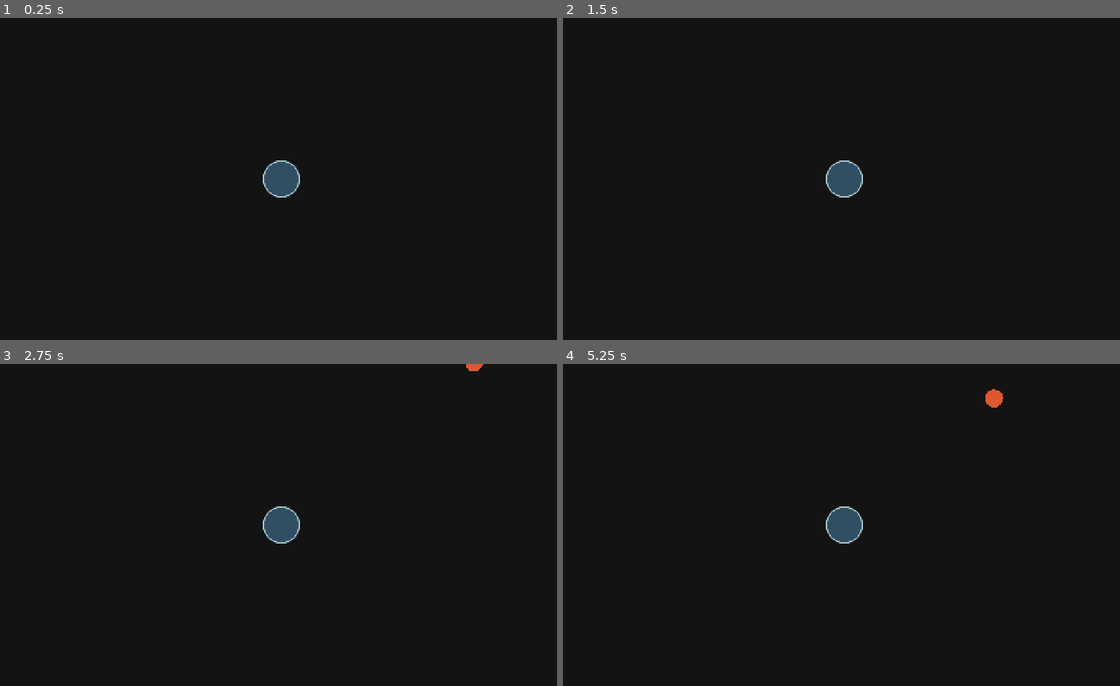
Above: before the commit, frames 1-4 (two rows, left to right).
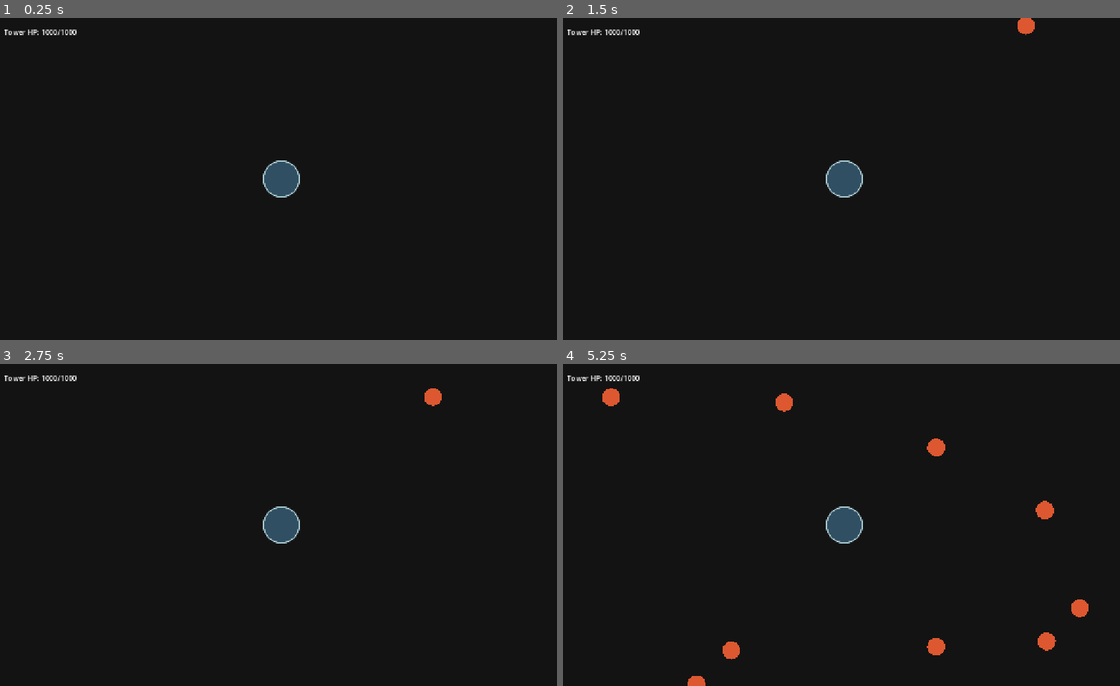
Above: after the commit, the same moments.

Repository: DennisRas/TowerDefenseWithCards
Game: Godot game, scene res://scenes/main.tscn
Two runs of this game, one before a commit and one after it. Both use one fixed random seed, a clock stepped at 60 frames per second and the inputs below.
Inputs:
- Up to frame 1 (0.25 s): no input
- Up to frame 2 (1.5 s): tap Enter at 0.5 s
- Up to frame 3 (2.75 s): no input
- Up to frame 4 (5.25 s): no input

The runs differ from the first frame. In frame 1, 0.1% of the frame differs, in the area x 0-14%, y 3-6%; in frame 2, 0.3%; in frame 3, 0.3%; in frame 4, 1.5%, in the area x 0-95%, y 3-100%.

Commit message:
Add enemy collision, damage and tower hud

Diff:
--- a/scenes/main.tscn
+++ b/scenes/main.tscn
@@ -3,9 +3,19 @@
 [ext_resource type="Script" uid="uid://chae1o2mxn2h2" path="res://scripts/main.gd" id="1_sugp2"]
 [ext_resource type="PackedScene" uid="uid://usjvnuy1iksc" path="res://scenes/arena.tscn" id="2_jyhfs"]
 [ext_resource type="Script" uid="uid://cr3vu3udfm46n" path="res://scripts/arena.gd" id="3_tbgi4"]
+[ext_resource type="Script" uid="uid://baavm7skyvx5y" path="res://scripts/hud.gd" id="4_jyhfs"]
 
 [node name="Main" type="Node2D" unique_id=1025212204]
 script = ExtResource("1_sugp2")
 
 [node name="Arena" parent="." unique_id=842938838 instance=ExtResource("2_jyhfs")]
 script = ExtResource("3_tbgi4")
+
+[node name="HUD" type="CanvasLayer" parent="." unique_id=1510660931]
+script = ExtResource("4_jyhfs")
+
+[node name="TowerHPLabel" type="Label" parent="HUD" unique_id=1695276261]
+offset_left = 20.0
+offset_top = 20.0
+offset_right = 60.0
+offset_bottom = 43.0
--- a/scripts/enemy.gd
+++ b/scripts/enemy.gd
@@ -1,6 +1,7 @@
 extends CharacterBody2D
 
-@export var speed := 50.0
+@export var speed := 70.0
+@export var damage := 10.0
 
 var target: Node2D = null
 
@@ -9,6 +10,15 @@
 		var direction := global_position.direction_to(target.global_position)
 		velocity = direction * speed
 		move_and_slide()
+
+		for i in get_slide_collision_count():
+			var collision = get_slide_collision(i)
+			var body = collision.get_collider()
+
+			if body.has_method("take_damage"):
+				body.take_damage(damage)
+				queue_free()
+				return
 	else:
 		print("No target")
 
--- /dev/null
+++ b/scripts/hud.gd
@@ -0,0 +1,11 @@
+extends CanvasLayer
+
+@onready var label = $TowerHPLabel
+@onready var tower = $"../Arena/Tower"
+
+func _ready():
+	tower.health_changed.connect(update_hp_label)
+	update_hp_label(tower.current_hp, tower.max_hp)
+
+func update_hp_label(current, max):
+	label.text = "Tower HP: %d/%d" % [current, max]
--- a/scripts/spawner.gd
+++ b/scripts/spawner.gd
@@ -1,7 +1,7 @@
 extends Node2D
 
 @export var enemy_scene: PackedScene
-@export var spawn_interval := 2.0
+@export var spawn_interval := 0.5
 
 var timer := 0.0
 
--- a/scripts/tower.gd
+++ b/scripts/tower.gd
@@ -1,7 +1,25 @@
 extends StaticBody2D
 
+signal health_changed(current_hp, max_hp)
+
+@export var max_hp := 1000
+var current_hp: int
+
 func _ready() -> void:
+	current_hp = max_hp
 	queue_redraw()
+
+func take_damage(amount: int):
+	current_hp = max(0, current_hp - amount)
+	health_changed.emit(current_hp, max_hp)
+	print("Tower hit for: ", amount)
+
+	if current_hp <= 0:
+		destroy()
+
+func destroy():
+	print("Tower destroyed!")
+	queue_free()
 
 func _process(delta: float) -> void:
 	pass
Not shown, added: scripts/hud.gd.uid
